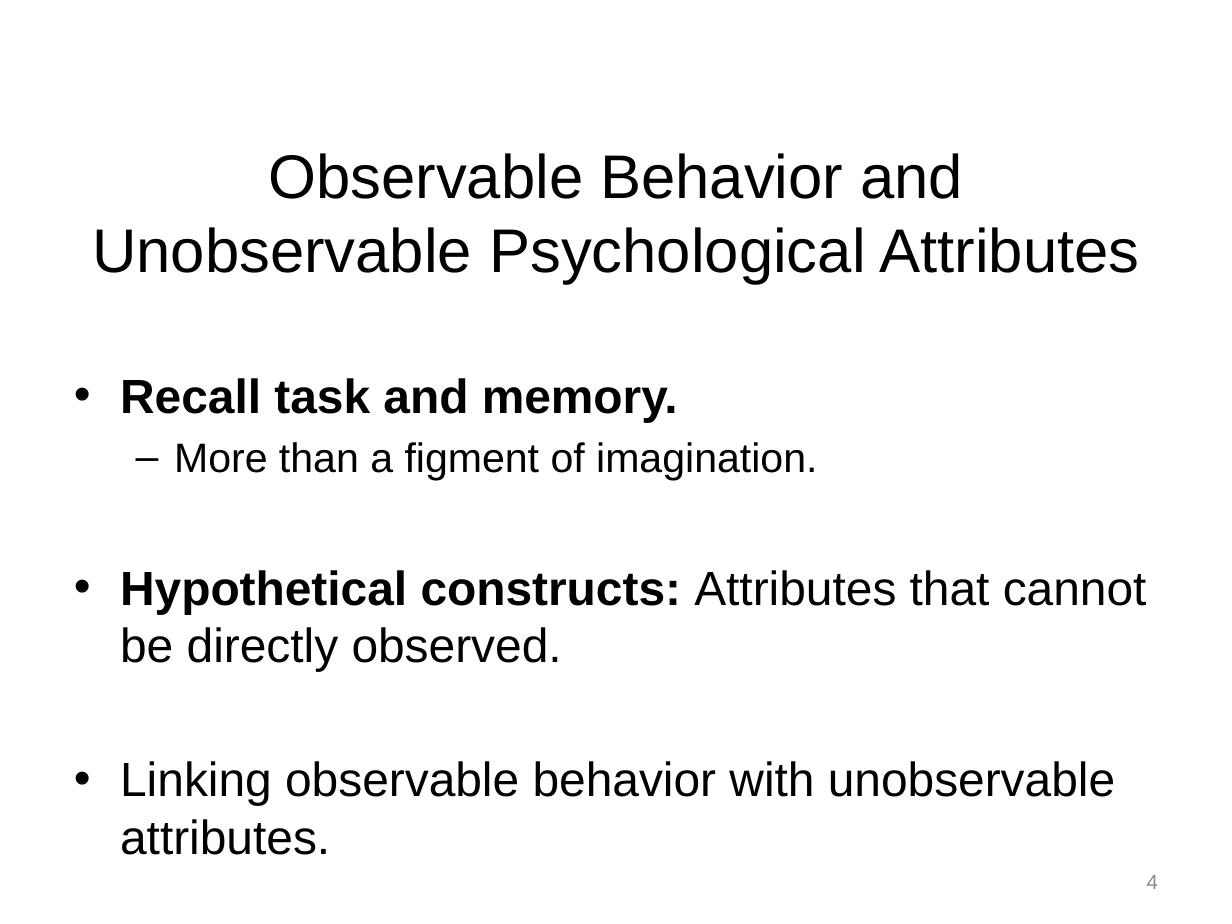
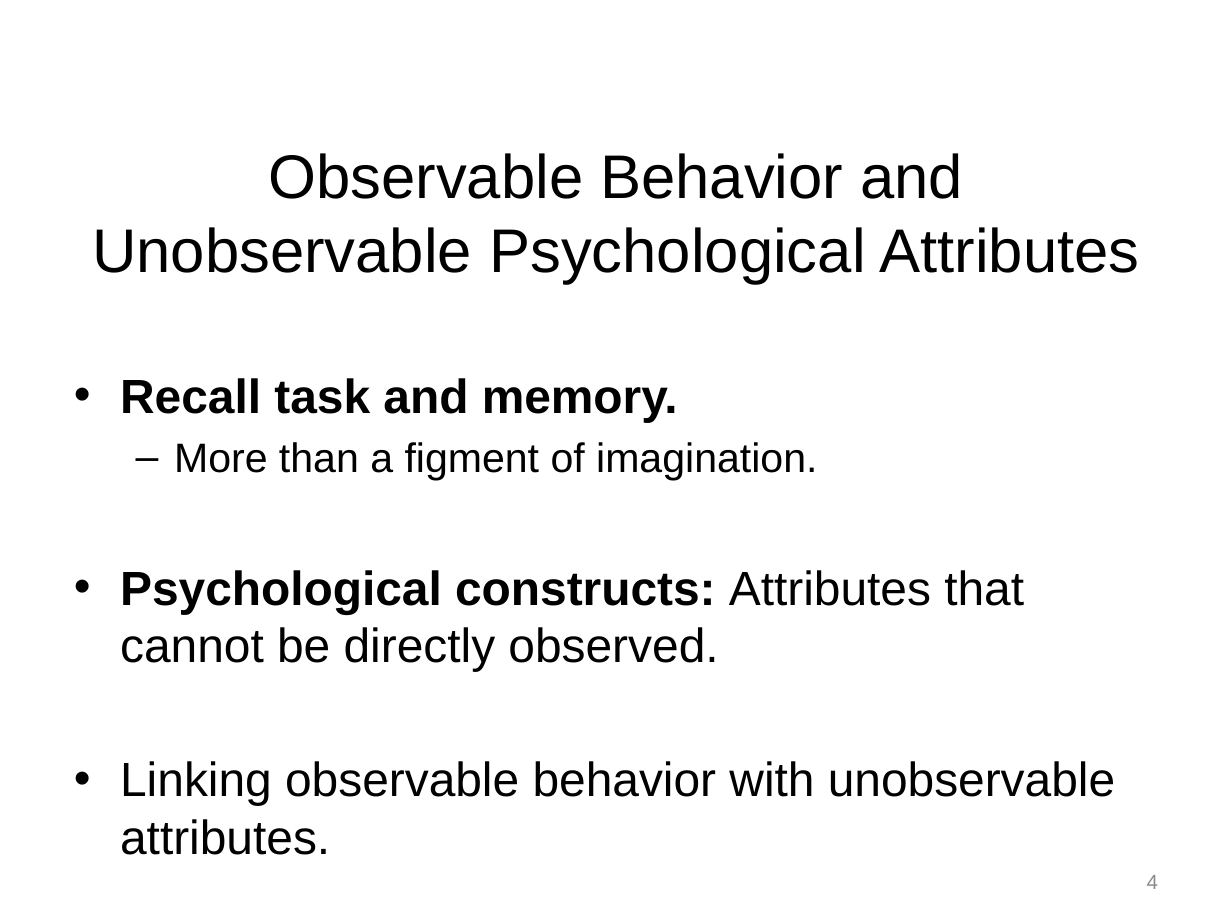
Before and after one commit to npm27/Teaching-Materials, a slide deck: slide 4 of Tests and Eval/Slides/1 Chapter 1.pptx. Drawn at 1232x924 pixels with LibreOffice and Linux fonts; fonts in the diff are those of the drawing. Boxes give left, top, right and bottom in pixels: in the first picture for what was removed or moved away, otherwise in the second. Text is boxed around its words. In the diff, an @@ line names an element or a change of style, - is before the commit and + after.

```diff
--- a/Tests and Eval/Slides/1 Chapter 1.pptx
+++ b/Tests and Eval/Slides/1 Chapter 1.pptx
@@ text at (x1=120, y1=570, x2=1024, y2=671): text changed @@
-• Hypothetical constructs: Attributes that cannot be directly observed.
+• Psychological constructs: Attributes that cannot be directly observed.
```
Also in this commit, not shown: 4 other files.
